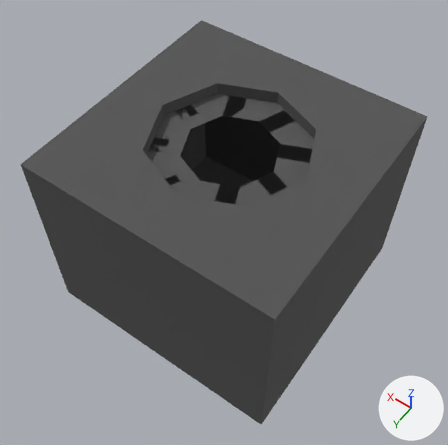
What one commit did to the FBX model Project Sem2/Assets/Prefabs/NewModule/Container et autre objet/Grosseventi.fbx.
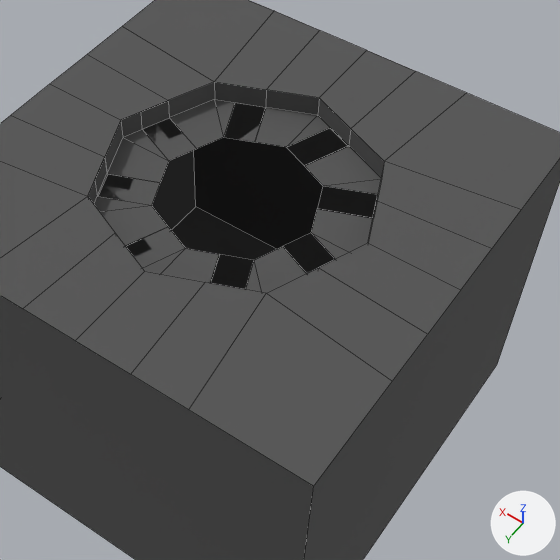
Old and new are each drawn whole from a 50 mm camera at (14.11, -24.96, 11.52) aimed at (18.49, -31.09, 1.88) and again close up on the part from 20% to 94% of the width and 8% to 82% of the height. Arrows for +X, +Y and +Z are at lower right; the lights stay in place. The close-ups show mesh edges as thin lines. Where no turn or scale is listed for an object, it has been applied to the vertices.
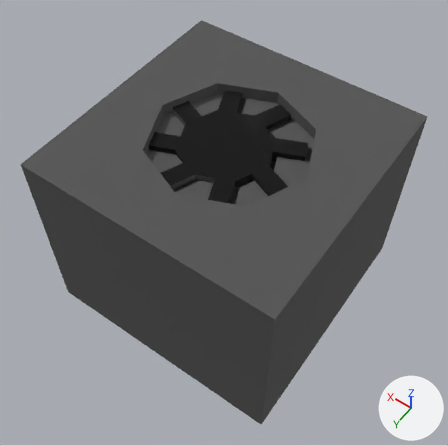
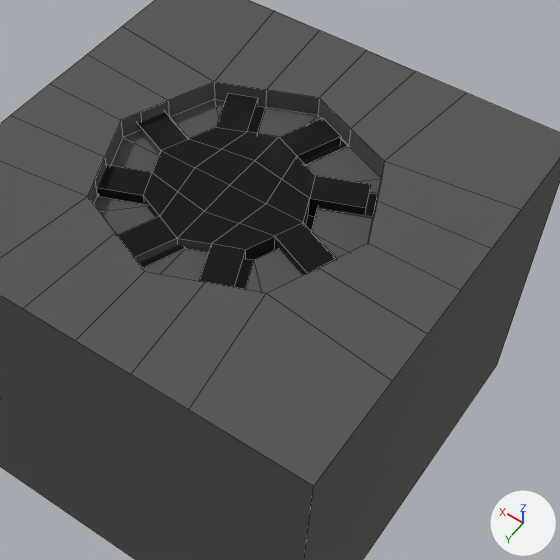
The newer file is also turned or shifted as a whole; pictures and numbers use the older file's frame.

What changed in the scene script:
```text
Add me_cube_036:
    me_cube_036.from_pydata(...)  # 73 vertices, 54 faces; spans x -1.37..1.46, y -1.44..1.38, z -0.15..0.1
    me_cube_036.materials.append(mat_material_002)
Add ob_cube_021:
    ob_cube_021 = bpy.data.objects.new('Cube.021', me_cube_036)
    ob_cube_021.location = (18.53, -31.24, 3.76)
```

Boxes (x1, y1, x2, y2) around the edits, measured in the close-ups (560 x 560 px):
'Cube.021', added
    after: (98, 94, 371, 288)
